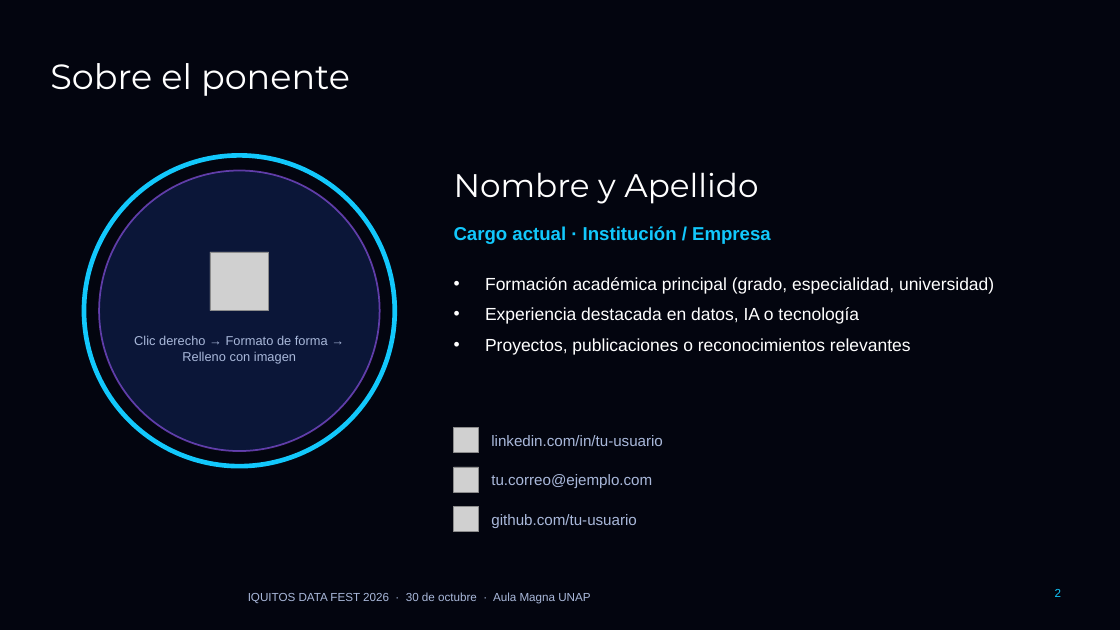
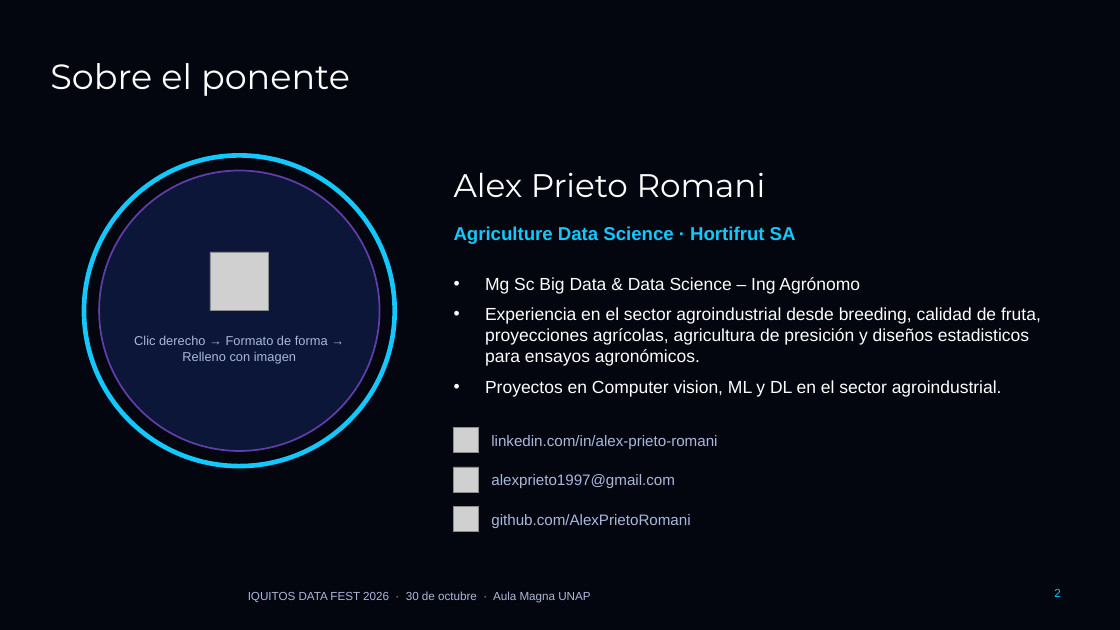
Before and after one commit to AlexPrietoRomani/charla_forecasting, a slide deck: slide 2 of docs/PLANTILLA PONENTES.pptx. Drawn at 1120x630 pixels with LibreOffice and Linux fonts; fonts in the diff are those of the drawing; grey boxes stand for pictures; background and template pictures are left out. Boxes give left, top, right and bottom in pixels: in the first picture for what was removed or moved away, otherwise in the second. Text is boxed around its words. In the diff, an @@ line names an element or a change of style, - is before the commit and + after.

Commit message:
feat(deck): clona exactamente diapositivas 1, 2 y 20 de la plantilla oficial con logos grandes, perfil de Alex y QR actualizado

```diff
--- a/docs/PLANTILLA PONENTES.pptx
+++ b/docs/PLANTILLA PONENTES.pptx
@@ text at [454,172,766,197]: text changed @@
-Nombre y Apellido
+Alex Prieto Romani
@@ text at [454,226,796,244]: text changed @@
-Cargo actual · Institución / Empresa
+Agriculture Data Science · Hortifrut SA
@@ text at [485,277,1041,397]: text changed @@
-• Formación académica principal (grado, especialidad, universidad)
-• Experiencia destacada en datos, IA o tecnología
-• Proyectos, publicaciones o reconocimientos relevantes
+• Mg Sc Big Data & Data Science – Ing Agrónomo
+• Experiencia en el sector agroindustrial desde breeding, calidad de fruta, proyecciones agrícolas, agricultura de presición y diseños estadisticos para ensayos agronómicos.
+• Proyectos en Computer vision, ML y DL en el sector agroindustrial.
@@ text at [491,435,717,449]: text changed @@
-linkedin.com/in/tu-usuario
+linkedin.com/in/alex-prieto-romani
@@ text at [491,474,675,488]: text changed @@
-tu.correo@ejemplo.com
+alexprieto1997@gmail.com
@@ text at [491,514,690,528]: text changed @@
-github.com/tu-usuario
+github.com/AlexPrietoRomani
```
Also in this commit, not shown: 2 other slides changed, 17 other files.
